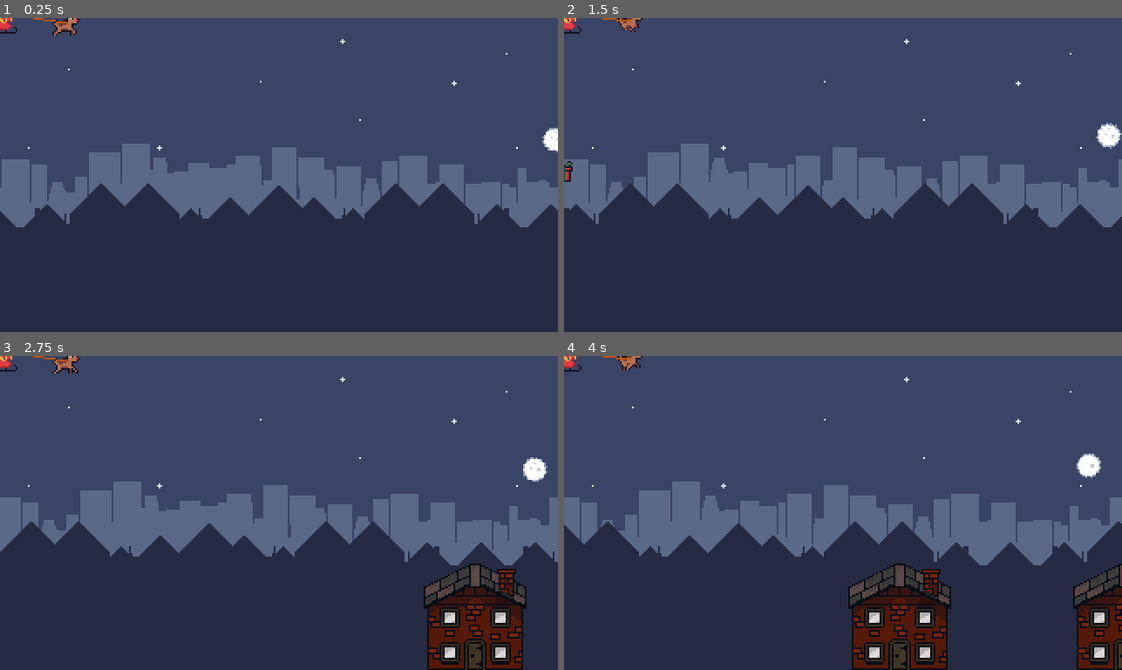
Above: before the commit, frames 1-4 (two rows, left to right).
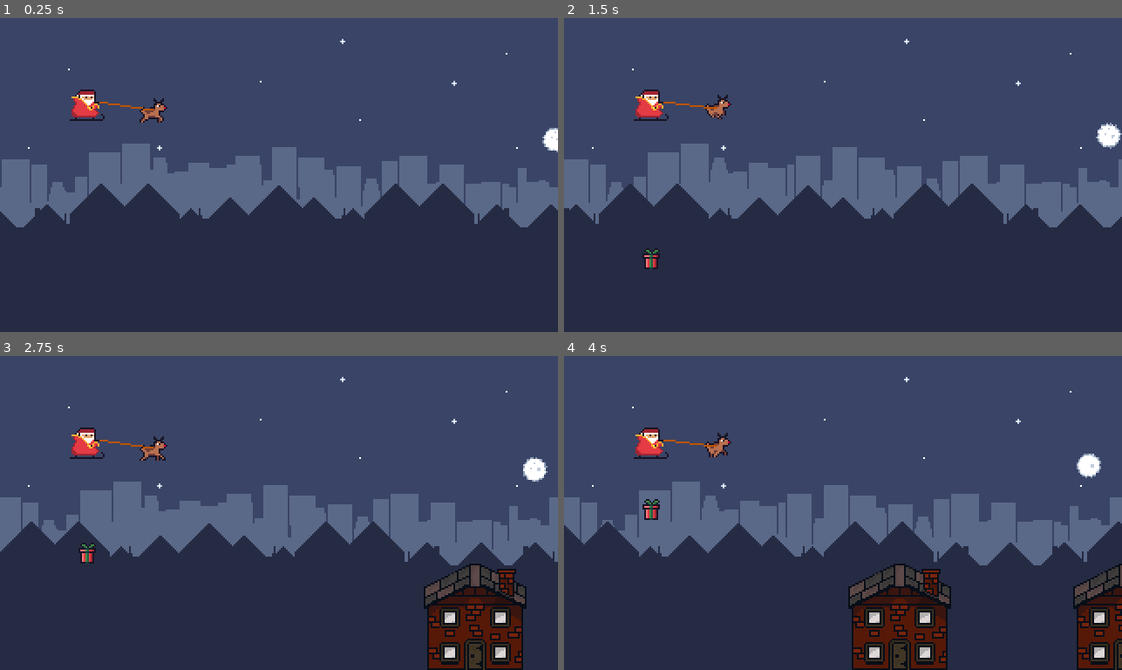
Above: after the commit, the same moments.

Repository: godofgrunts/save-christmas
Game: Godot game, scene res://scenes/main.tscn
Same seed, same stepped clock (60 frames per second), same inputs: the game is played once before the commit and once after it.
Inputs:
- Up to frame 1 (0.25 s): no input
- Up to frame 2 (1.5 s): tap Space (drop) at 0.6, 1.35 s
- Up to frame 3 (2.75 s): tap Space (drop) at 2.1 s
- Up to frame 4 (4 s): tap Space (drop) at 2.85, 3.6 s

The runs differ from the first frame. In frame 1, 1.0% of the frame differs, in the area x 0-30%, y 0-34%; in frame 2, 1.1%, in the area x 0-30%, y 0-80%; in frame 3, 1.1%; in frame 4, 1.1%.

Commit message:
More refractoring

Diff:
--- a/scenes/main.tscn
+++ b/scenes/main.tscn
@@ -1,9 +1,17 @@
 [gd_scene load_steps=3 format=3 uid="uid://ccf037xahouo8"]
 
-[ext_resource type="PackedScene" uid="uid://bvdvhu5jeakgr" path="res://scenes/level_1.tscn" id="1_irxwv"]
 [ext_resource type="Script" path="res://scripts/main.gd" id="1_t3sdc"]
+
+[sub_resource type="RectangleShape2D" id="RectangleShape2D_7l2ek"]
+size = Vector2(321, 20)
 
 [node name="Main" type="Node2D"]
 script = ExtResource("1_t3sdc")
 
-[node name="Level1" parent="." instance=ExtResource("1_irxwv")]
+[node name="Area2D" type="Area2D" parent="."]
+
+[node name="CollisionShape2D" type="CollisionShape2D" parent="Area2D"]
+position = Vector2(161, 195)
+shape = SubResource("RectangleShape2D_7l2ek")
+
+[connection signal="body_entered" from="Area2D" to="." method="_on_area_2d_body_entered"]
--- a/scenes/sled.tscn
+++ b/scenes/sled.tscn
@@ -20,3 +20,5 @@
 
 [node name="Marker2D" type="Marker2D" parent="Santa"]
 position = Vector2(6, -2)
+
+[connection signal="tree_entered" from="." to="." method="_on_tree_entered"]
--- a/scripts/House.gd
+++ b/scripts/House.gd
@@ -13,7 +13,6 @@
 
 
 func _on_body_entered(body):
-	SignalManager.emit_signal("gain_point", 1)
-	print(body)
+	SignalManager.emit_signal("gain_point")
 	body.queue_free()
 	$AnimationPlayer.play("sparkle")
--- a/scripts/main.gd
+++ b/scripts/main.gd
@@ -1,11 +1,26 @@
 extends Node2D
 
+var sled : Node2D
+var level : int = LevelInfo.level
+var level_scene : Node2D
 
 # Called when the node enters the scene tree for the first time.
 func _ready():
-	pass # Replace with function body.
+	SignalManager.sled_node.connect(sled_node)
+	_load_level(level)
 
-
-# Called every frame. 'delta' is the elapsed time since the previous frame.
 func _process(delta):
 	pass
+
+func _load_level(l : int) -> void:
+	var packed_scene_name = "res://scenes/level_" + str(l) + ".tscn"
+	var packed_scene = load(packed_scene_name)
+	level_scene = packed_scene.instantiate()
+	add_child(level_scene)
+
+func sled_node(s : Node2D) -> void:
+	sled = s
+	sled.position = Vector2(50, 50)
+
+func _on_area_2d_body_entered(body):
+	SignalManager.emit_signal("gain_point")
--- a/scripts/singletons/SignalManager.gd
+++ b/scripts/singletons/SignalManager.gd
@@ -5,3 +5,4 @@
 signal round_finished
 signal gain_point
 signal present_state
+signal sled_node(node: Node2D)
--- a/scripts/sled.gd
+++ b/scripts/sled.gd
@@ -16,8 +16,8 @@
 # Attach Bridle every frame so it can move with Rudolph
 func _process(_delta):
 	bridle.clear_points()
-	bridle.add_point(santa_hands.global_position)
-	bridle.add_point(rudolph.global_position)
+	bridle.add_point(santa_hands.position)
+	bridle.add_point(rudolph.position)
 
 func _unhandled_input(event):
 	if Input.is_action_just_pressed("drop") and presents.is_empty():
@@ -28,3 +28,7 @@
 func clear_array():
 	presents.pop_front()
 	print(presents)
+
+
+func _on_tree_entered():
+	SignalManager.emit_signal("sled_node", self)
